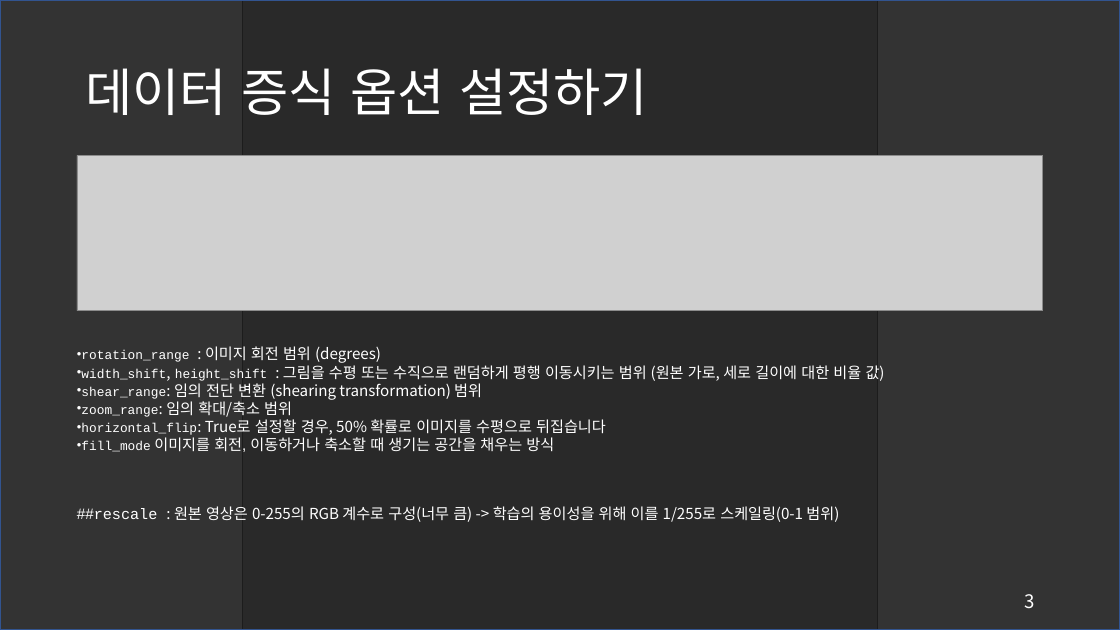
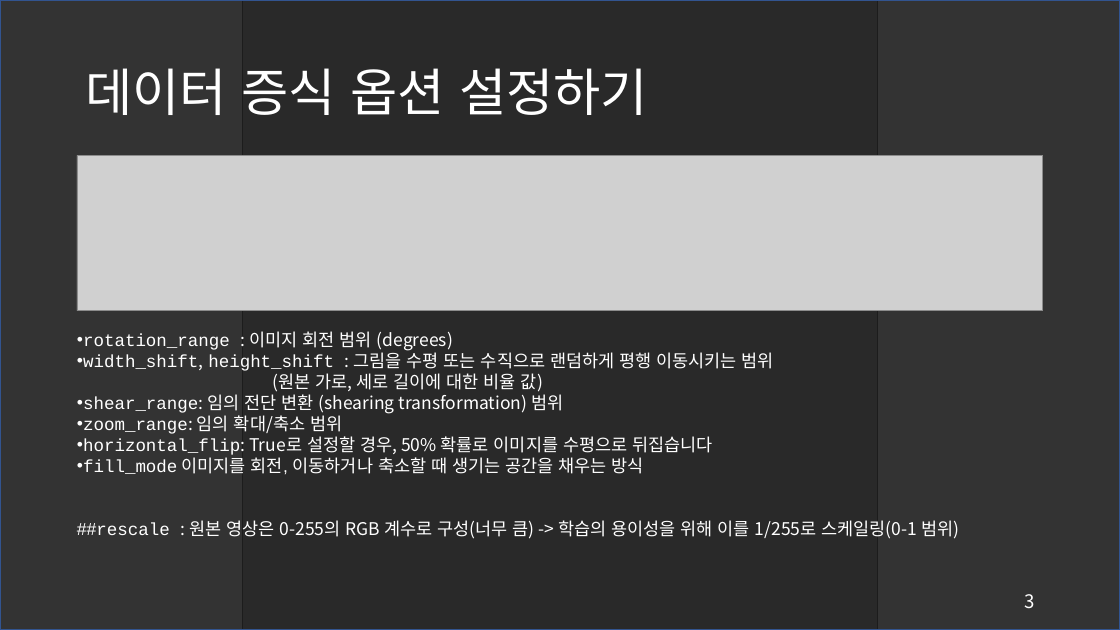
Before and after one commit to SeongGeunLee/DeepLearningStudy, a slide deck: slide 3 of PPT data/4 week/ppt/Dataset/code & ppt/이태학_데이터증식.pptx. Drawn at 1120x630 pixels with LibreOffice and Linux fonts; fonts in the diff are those of the drawing; grey boxes stand for pictures. Boxes give left, top, right and bottom in pixels: in the first picture for what was removed or moved away, otherwise in the second. Text is boxed around its words. In the diff, an @@ line names an element or a change of style, - is before the commit and + after.

```diff
--- a/PPT data/4 week/ppt/Dataset/code & ppt/이태학_데이터증식.pptx
+++ b/PPT data/4 week/ppt/Dataset/code & ppt/이태학_데이터증식.pptx
@@ text "rotation_range : 이미지 회전 범위 ..." moved from (x1=77, y1=346, x2=885, y2=522) to (x1=77, y1=331, x2=959, y2=539) @@
@@ text at (x1=77, y1=331, x2=959, y2=539): size 11 to 15 pt in "rotation_range", "shear_range:", "zoom_range:", "horizontal_flip:" and 1 more places; size 13 to 15 pt in ": 이미지 회전 범위 (degrees)", "shear_range: 임의 전단 변환 (shearing transformation) 범위", "zoom_range: 임의 확대/축소 범위", "horizontal_flip: True로 설정할 경우, 50% 확률로 이미지를 ..." and 2 more places @@
@@ text at (x1=83, y1=349, x2=774, y2=392): text changed; size 13 to 15 pt @@
-• width_shift, height_shift : 그림을 수평 또는 수직으로 랜덤하게 평행 이동시키는 범위 (원본 가로, 세로 길이에 대한 비율 값)
+• width_shift, height_shift : 그림을 수평 또는 수직으로 랜덤하게 평행 이동시키는 범위
+(원본 가로, 세로 길이에 대한 비율 값)
```
Also in this commit, not shown: 1 other slide changed, 7 slides added.
